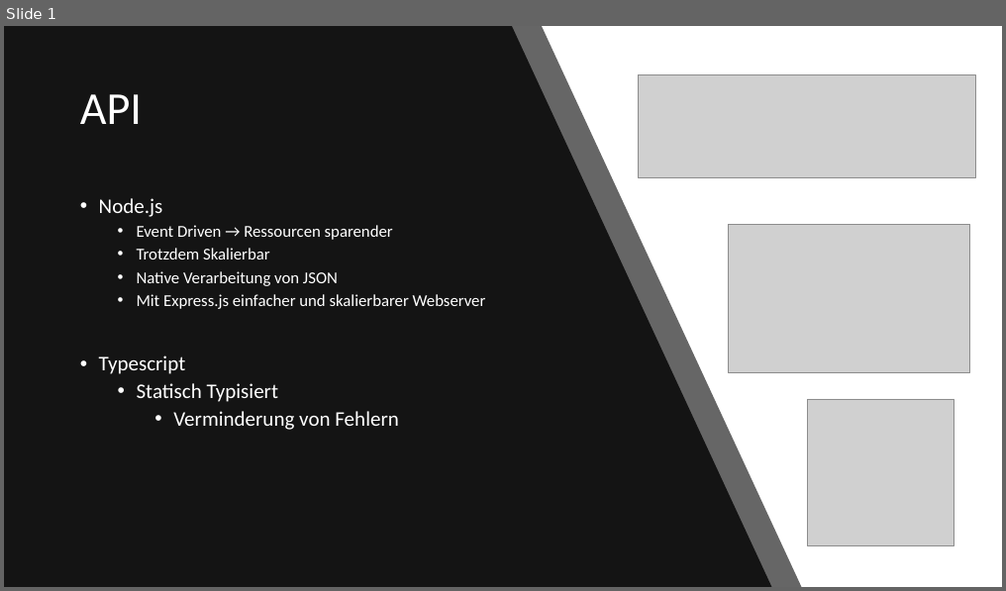
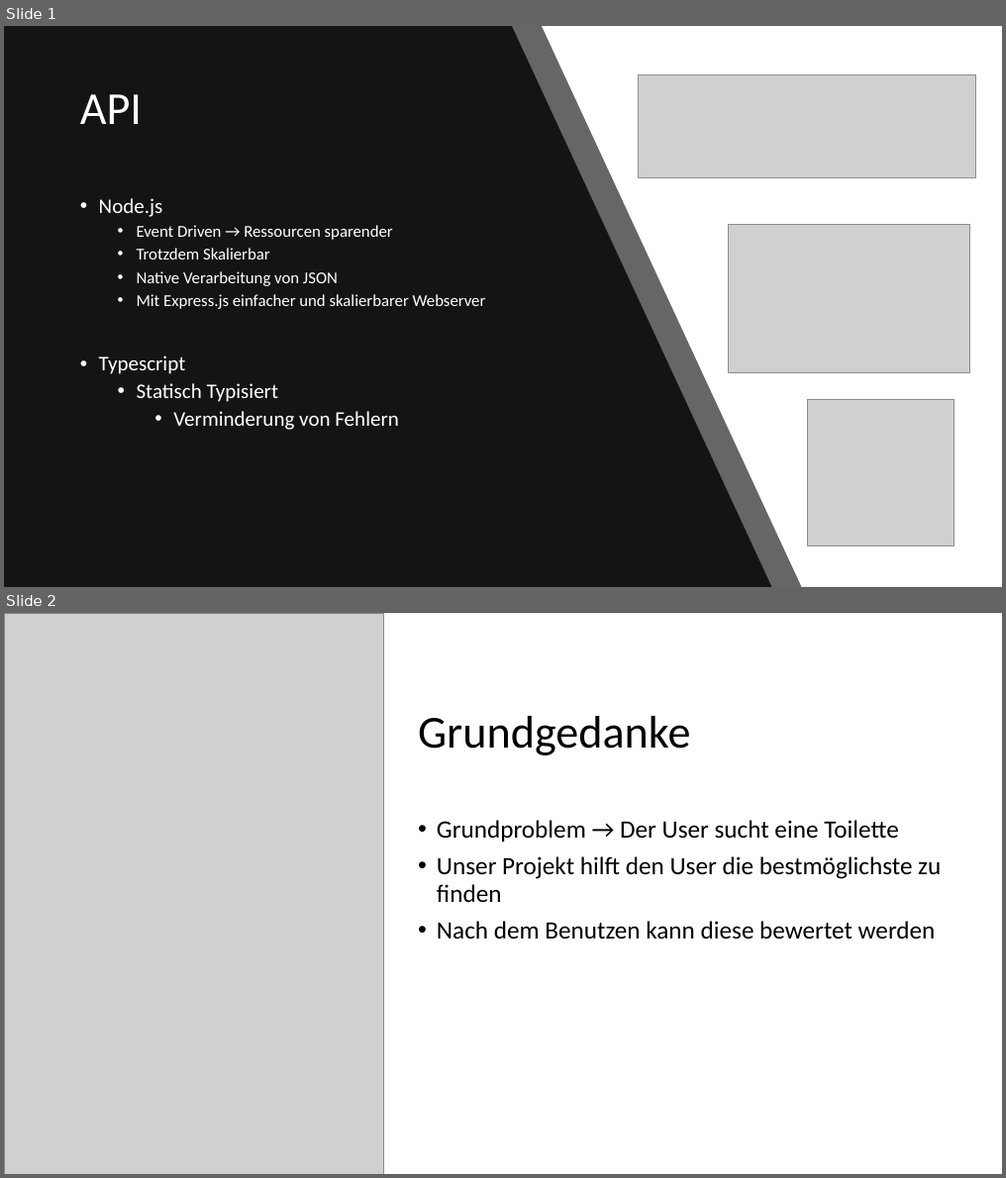
Before and after one commit to ChitterDev/Chitter, a slide deck: Presentation_API/Toillet Tracker API.pptx. Shown one above the other, each under a label of ours: slide 1 before the commit, slides 1 and 2 after it. The pictures are 1006x591 and 1006x1178 pixels, drawn with LibreOffice and Linux fonts; fonts in the diff are those of the drawing; grey boxes stand for pictures. Boxes give left, top, right and bottom in pixels: in the first picture for what was removed or moved away, otherwise in the second. Text is boxed around its words. In the diff, an @@ line names an element or a change of style, - is before the commit and + after.

```diff
--- a/Presentation_API/Toillet Tracker API.pptx
+++ b/Presentation_API/Toillet Tracker API.pptx
@@ slide 2 added at box(4, 613, 1002, 1174), background #FFFFFF @@
@@ picture added at box(4, 613, 383, 1174) @@
@@ title added at box(418, 716, 690, 756), 44 pt, text #000000 @@
+Grundgedanke
@@ text added at box(437, 820, 941, 940), 24 pt, text #000000 @@
+• Grundproblem → Der User sucht eine Toilette
+• Unser Projekt hilft den User die bestmöglichste zu finden
+• Nach dem Benutzen kann diese bewertet werden
```
Also in this commit, not shown: 1 slide changed, 2 other files.
